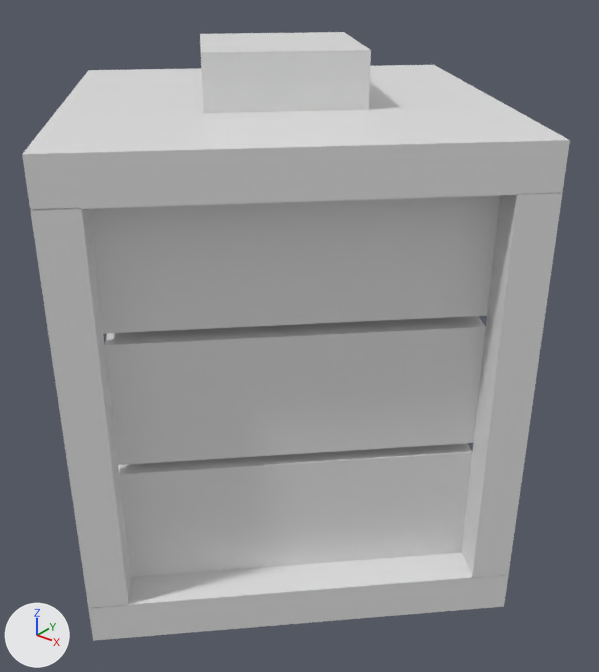
The Blender file PhobiaGame/Assets/3D models/Bateria.blend as it was, and as the next commit left it.
The view is the same before and after, from a camera (50 mm lens) standing at (2.58, -3.08, 3.0) and looking at (0.12, -0.01, 1.1). Every picture has the same lights, and +X, +Y and +Z are marked at lower left.

Names of what the first picture shows: 'Caja', 'bateriabot', 'bateriamid', 'bateriatop'.
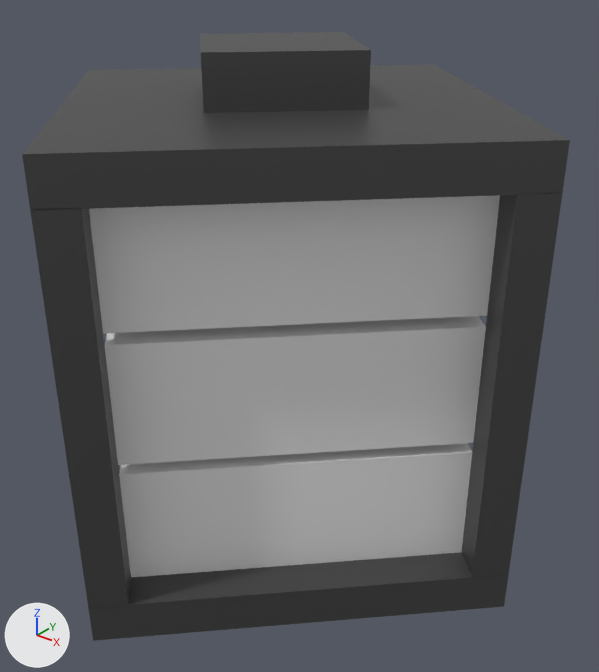
The edits, one by one:
Material 'Caja' (mat_caja) is new.
Its base color is (0.0445, 0.0445, 0.0445) (black #3c3c3c).
Its roughness is 0.441.
Its specular ior level is 0.732.
me_cube has 79 vertices, 39 faces, 2 loose edges and spans x -1.0..1.0, y -1.0..1.0, z -1.0..1.56.
me_cube no longer uses material mat_material (white #e7e7e7).
me_cube now uses material mat_caja (black #3c3c3c).

Where the change shows, as pixel boxes [x1, y1, x2, y2] in the pictures (599 x 672 px):
'Caja', recoloured (white to black): [22, 32, 570, 641] in both
